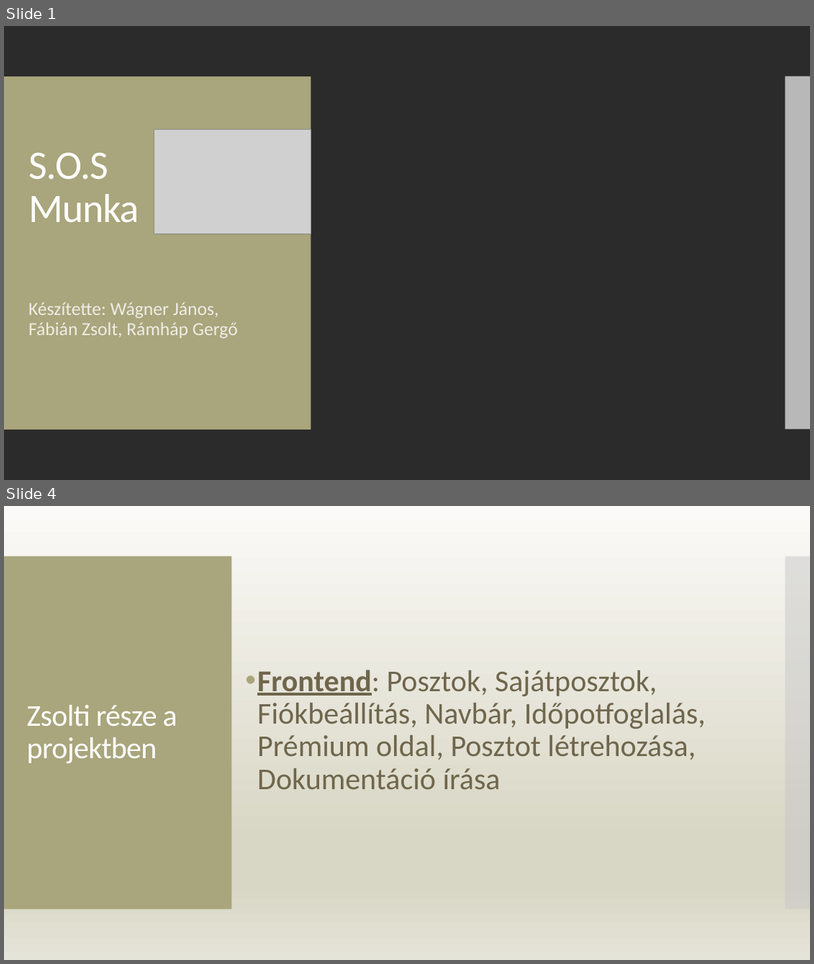
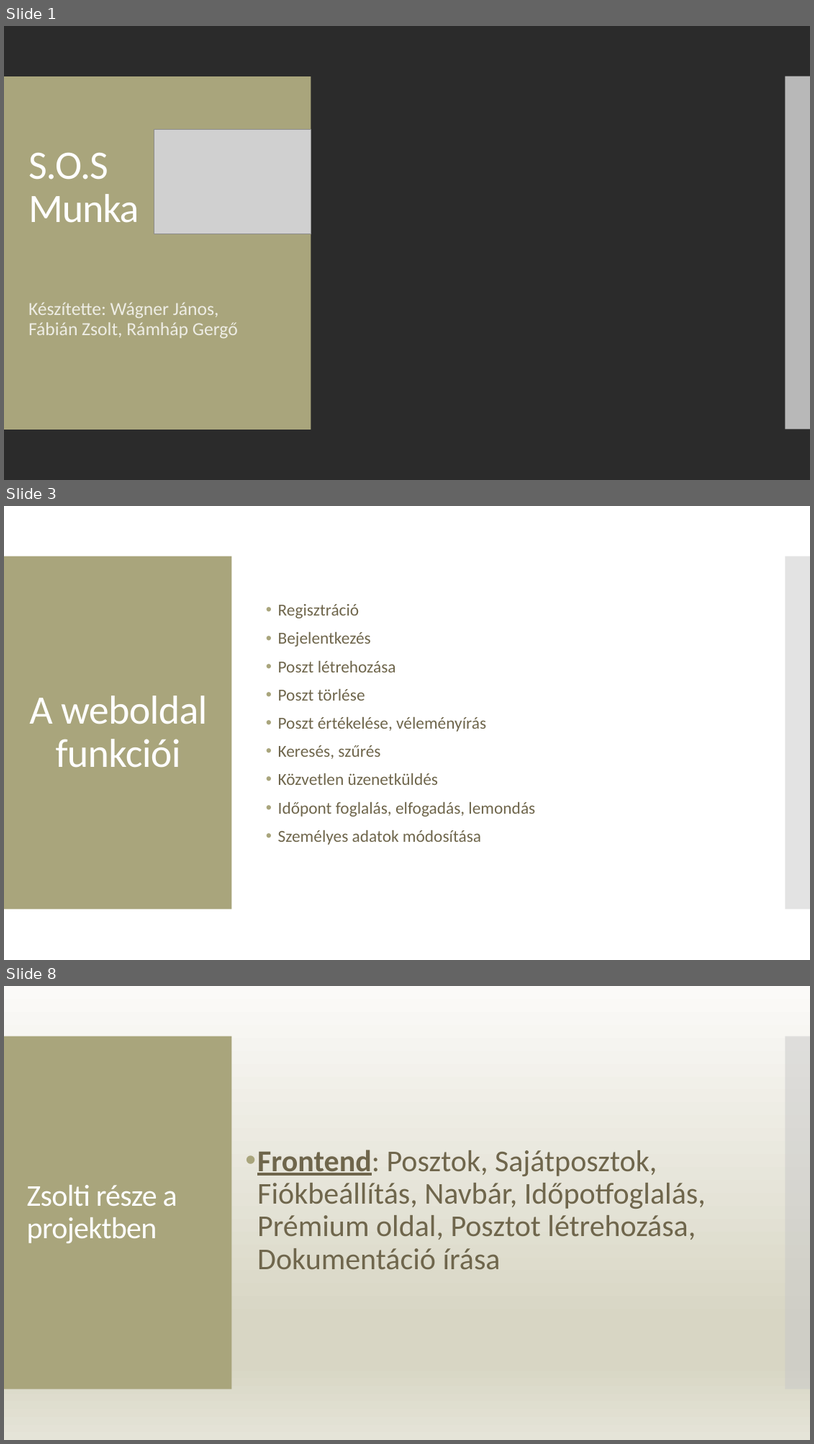
Before and after one commit to ramhap00/ramhapgergo, a slide deck: prezentáció.pptx. Shown one above the other, each under a label of ours: slides 1 and 4 before the commit, slides 1, 3 and 8 after it; the slides between them are not shown. The pictures are 814x964 and 814x1444 pixels, drawn with LibreOffice and Linux fonts; fonts in the diff are those of the drawing; grey boxes stand for pictures; background and template pictures are left out; a plain dark background stands for a picture behind light text. Boxes give left, top, right and bottom in pixels: in the first picture for what was removed or moved away, otherwise in the second. Text is boxed around its words. In the diff, an @@ line names an element or a change of style, - is before the commit and + after.

```diff
--- a/prezentáció.pptx
+++ b/prezentáció.pptx
@@ slide 3 added at (x1=4, y1=506, x2=810, y2=960), background #FFFFFF; not listed: 2 template elements that a slide beside it also shows @@
@@ text added at (x1=278, y1=604, x2=535, y2=844), 20 pt, text #6F664C @@
+• Regisztráció
+• Bejelentkezés
+• Poszt létrehozása
+• Poszt törlése
+• Poszt értékelése, véleményírás
+• Keresés, szűrés
+• Közvetlen üzenetküldés
+• Időpont foglalás, elfogadás, lemondás
+• Személyes adatok módosítása
@@ title added at (x1=29, y1=695, x2=207, y2=767), 48 pt, text #FFFFFF @@
+A weboldal funkciói
@@ what was slide 4 is now slide 8 @@
```
Also in this commit, not shown: 5 other slides added, 2 slides removed.
